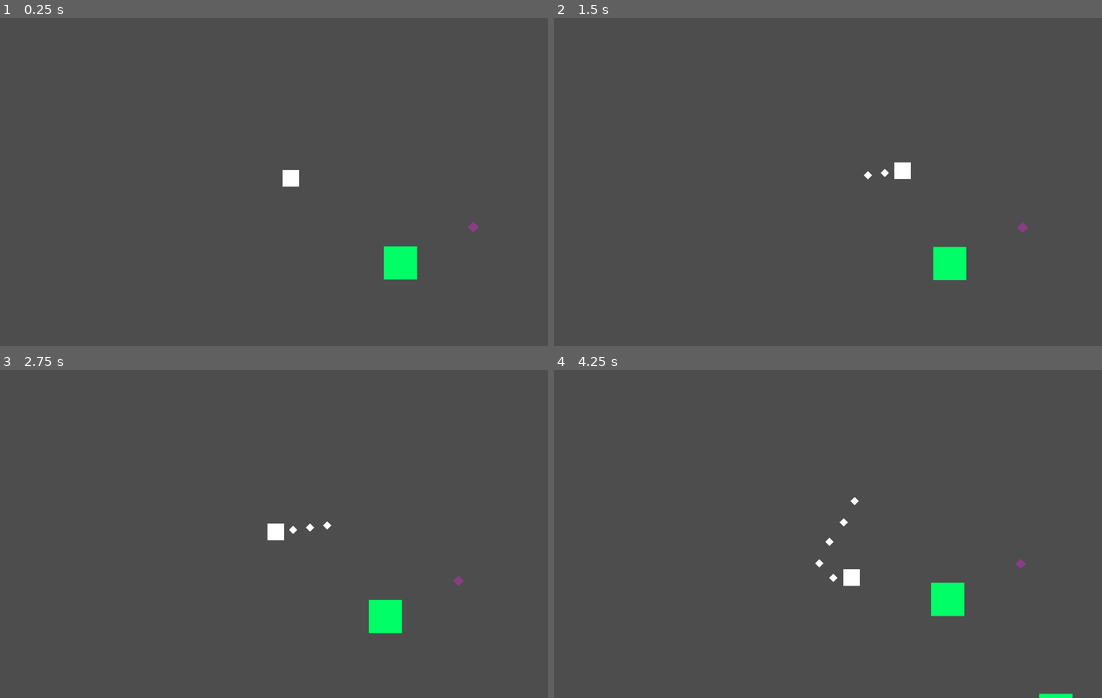
Above: before the commit, frames 1-4 (two rows, left to right).
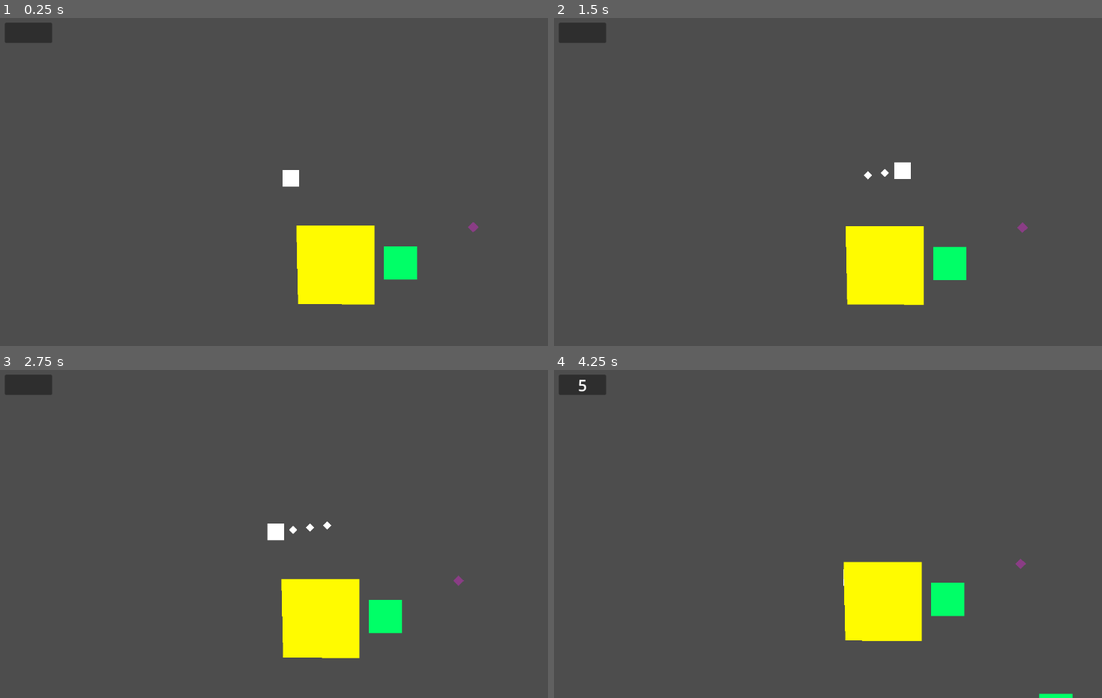
Above: after the commit, the same moments.

Repository: DiegoHommer/Day_In_The_Life_of_a_Slime
Game: Godot game, scene res://main.tscn
Same seed, same stepped clock (60 frames per second), same inputs: the game is played once before the commit and once after it.
Inputs (mouse positions are in pixels of both pictures, inside the frame that each line leads up to):
- Up to frame 1 (0.25 s): no input
- Up to frame 2 (1.5 s): tap Enter (ui_accept) at 0.5, 0.77 s; move the mouse to (975, 162) at 0.52 s; move the mouse to (723, 195) at 1.27 s
- Up to frame 3 (2.75 s): tap Enter (ui_accept) at 1.52 s; move the mouse to (350, 455) at 2.02 s
- Up to frame 4 (4.25 s): move the mouse to (811, 596) at 2.77 s; tap Enter (ui_accept) at 3.02, 3.77 s; move the mouse to (1025, 579) at 3.52 s

The runs differ from the first frame. In frame 1, 3.9% of the frame differs, in the area x 0-69%, y 1-88%; in frame 2, 3.9%; in frame 3, 3.9%; in frame 4, 4.0%, in the area x 0-68%, y 1-83%.

Commit message:
escola/mini ui
matar os filhos quando encosta na escola e mostrar quantos filhos tem na escola na ui

Diff:
--- a/main.tscn
+++ b/main.tscn
@@ -1,7 +1,8 @@
-[gd_scene load_steps=7 format=3 uid="uid://c1m8shg88v0qt"]
+[gd_scene load_steps=8 format=3 uid="uid://c1m8shg88v0qt"]
 
 [ext_resource type="PackedScene" uid="uid://d3imt2s6ikkdj" path="res://scenes/pc.tscn" id="1_gekrl"]
 [ext_resource type="Script" path="res://game_manager.gd" id="1_le7ab"]
+[ext_resource type="PackedScene" uid="uid://3c4wokfy6mt4" path="res://scenes/escola.tscn" id="2_5hqxw"]
 [ext_resource type="PackedScene" uid="uid://j6yhilxiw5aj" path="res://scenes/enemy.tscn" id="3_14bhi"]
 [ext_resource type="PackedScene" uid="uid://7mmbb1qa3p7p" path="res://scenes/tree.tscn" id="4_w12li"]
 [ext_resource type="PackedScene" uid="uid://7xnnhbq4qci0" path="res://scenes/Trash.tscn" id="5_1mn4b"]
@@ -14,6 +15,9 @@
 [node name="PC" parent="Familia" instance=ExtResource("1_gekrl")]
 unique_name_in_owner = true
 position = Vector2(2, 1)
+
+[node name="escola" parent="." instance=ExtResource("2_5hqxw")]
+position = Vector2(89, 168)
 
 [node name="Background" type="TextureRect" parent="."]
 offset_right = 1154.0
@@ -53,3 +57,23 @@
 
 [node name="Camera2D" type="Camera2D" parent="."]
 script = ExtResource("6_fedkr")
+
+[node name="UI" type="CanvasLayer" parent="."]
+
+[node name="Panel" type="Panel" parent="UI"]
+offset_left = 28.0
+offset_top = 25.0
+offset_right = 119.0
+offset_bottom = 64.0
+
+[node name="QtdFilhos" type="Label" parent="UI/Panel"]
+unique_name_in_owner = true
+layout_mode = 1
+anchors_preset = 15
+anchor_right = 1.0
+anchor_bottom = 1.0
+grow_horizontal = 2
+grow_vertical = 2
+theme_override_font_sizes/font_size = 30
+horizontal_alignment = 1
+vertical_alignment = 1
--- /dev/null
+++ b/scenes/UI.tscn
@@ -0,0 +1,7 @@
+[gd_scene format=3 uid="uid://b1ytt5ogeypwc"]
+
+[node name="CanvasLayer" type="CanvasLayer"]
+
+[node name="Panel" type="Panel" parent="."]
+offset_right = 40.0
+offset_bottom = 40.0
--- /dev/null
+++ b/scenes/escola.gd
@@ -0,0 +1,20 @@
+extends Area2D
+
+@onready var pc = %PC
+@onready var qtd_filhos = %QtdFilhos
+
+
+var filhos_in_school = 0
+
+
+func _on_body_entered(body):
+	# Se o player entra em contato com a escola, filhos morrem e add count
+	if (body.name == "PC"):
+		#atualiza a quantidade de filhos na escola
+		filhos_in_school += pc.obter_filho_count()
+		#zera a quantidade de filhos do pc
+		pc.zerar_filho_count()
+		#mata os filhos atuais do pc
+		pc.matar_filhos()
+
+		qtd_filhos.text = str(filhos_in_school)
--- /dev/null
+++ b/scenes/escola.tscn
@@ -0,0 +1,19 @@
+[gd_scene load_steps=3 format=3 uid="uid://3c4wokfy6mt4"]
+
+[ext_resource type="Script" path="res://scenes/escola.gd" id="1_1aksx"]
+
+[sub_resource type="RectangleShape2D" id="RectangleShape2D_8hnxb"]
+size = Vector2(152, 149)
+
+[node name="escola" type="Area2D"]
+script = ExtResource("1_1aksx")
+
+[node name="CollisionShape2D" type="CollisionShape2D" parent="."]
+shape = SubResource("RectangleShape2D_8hnxb")
+
+[node name="Polygon2D" type="Polygon2D" parent="."]
+position = Vector2(-1, 0)
+color = Color(1, 0.988235, 0, 1)
+polygon = PackedVector2Array(-75, -76, 75, -76, 75, 76, -72, 75)
+
+[connection signal="body_entered" from="." to="." method="_on_body_entered"]
--- a/scenes/pc.gd
+++ b/scenes/pc.gd
@@ -56,3 +56,18 @@
 	#acho que esse jeito de acessar os outros nodes não é muito "boa prática", e talvez deixe difícil de editar depois
 	#se alguém tiver um jeito melhor pode mudar
 	filho.position = parent.get_child(filho_count-1).position - 50*parent.get_child(filho_count-1).direction
+
+
+func matar_filhos():
+# Percorre todos os filhos do nó pai (parent)
+	for child in parent.get_children():
+		var teste = child.get_name()
+		print(teste)
+		if child.get_name() != "PC":
+			child.queue_free()
+
+func obter_filho_count() -> int:
+	return filho_count
+
+func zerar_filho_count():
+	filho_count = 0
